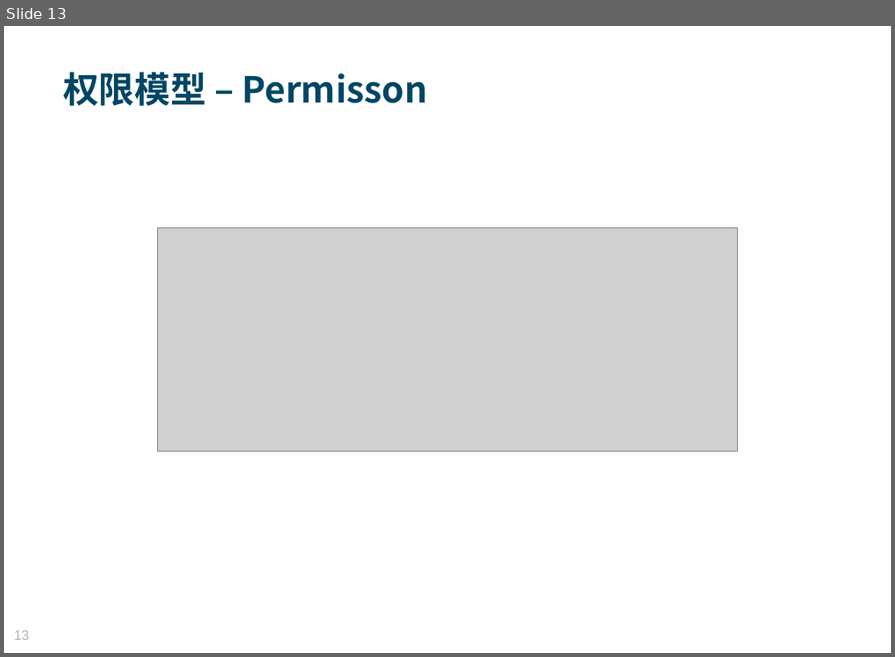
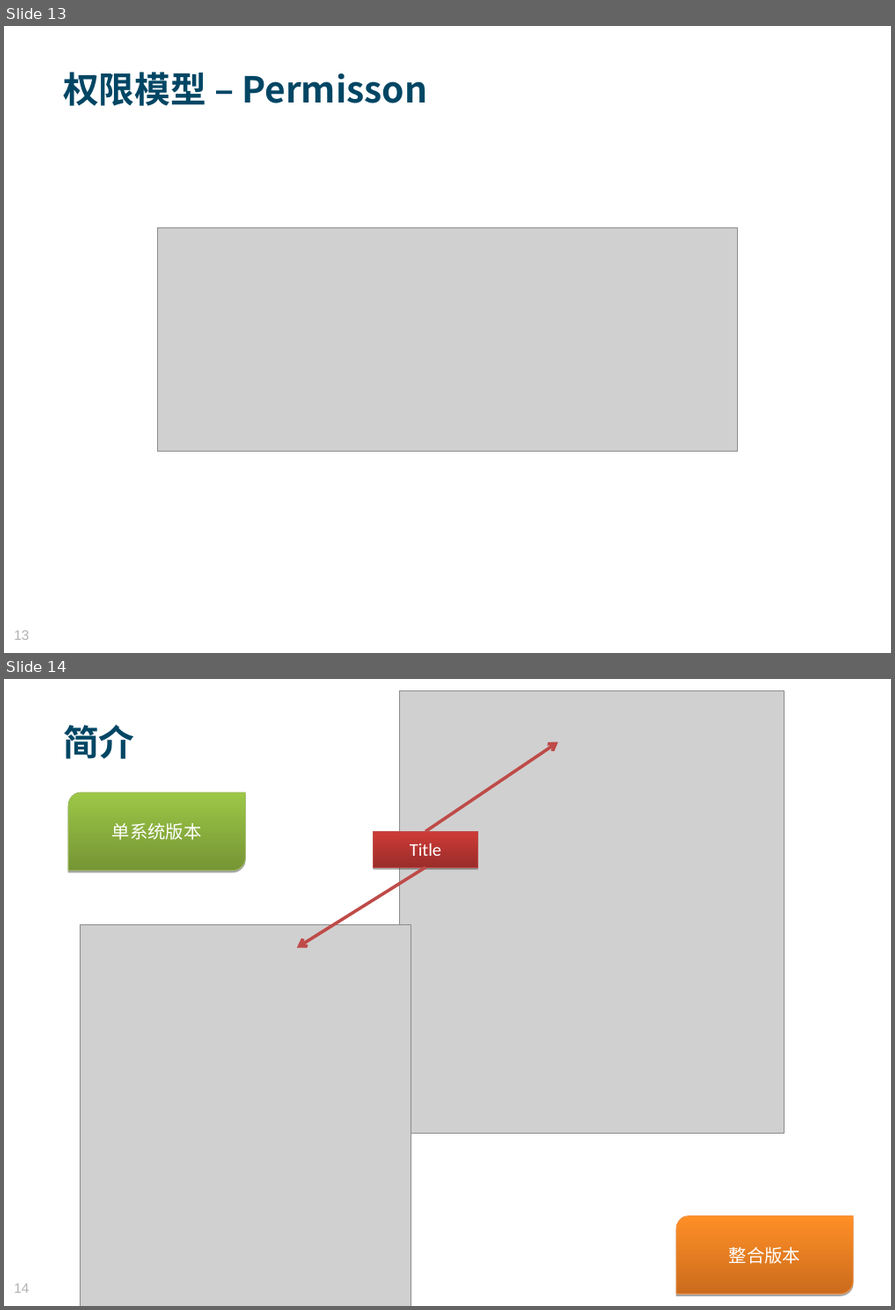
Before and after one commit to MosesZhu/Cube, a slide deck: Document/New Webframework Introduction.ppt. Shown one above the other, each under a label of ours: slide 13 before the commit, slides 13 and 14 after it. The pictures are 895x657 and 895x1310 pixels, drawn with LibreOffice and Linux fonts; fonts in the diff are those of the drawing; grey boxes stand for pictures; background and template pictures are left out. Boxes give left, top, right and bottom in pixels: in the first picture for what was removed or moved away, otherwise in the second. Text is boxed around its words. In the diff, an @@ line names an element or a change of style, - is before the commit and + after.

```diff
--- a/Document/New Webframework Introduction.ppt
+++ b/Document/New Webframework Introduction.ppt
@@ slide 14 added at <box>4,679,891,1306</box>, background picture (left out) @@
@@ picture added at <box>399,691,784,1133</box> @@
@@ text added at <box>63,725,134,759</box>, 34 pt, text #004664, bold @@
+简介
@@ arrow added from (426, 831) to (558, 742), #BE4B48 3 pt @@
@@ freeform shape added at <box>68,793,245,871</box>, fill gradient #769535 to #9CC746, outline #98B954 0.74 pt, 17 pt, text #FFFFFF @@
+单系统版本
@@ rectangle added at <box>374,831,477,867</box>, fill gradient #9B2D2A to #CE3B37, outline #BE4B48 0.74 pt, 17 pt, text #FFFFFF @@
+Title
@@ arrow added from (426, 867) to (297, 947), #BE4B48 3 pt @@
@@ picture added at <box>80,925,411,1306</box> @@
@@ freeform shape added at <box>676,1216,853,1294</box>, fill gradient #CB6C1D to #FF8F26, outline #F69240 0.74 pt, 17 pt, text #FFFFFF @@
+整合版本
@@ page number added at <box>14,1284,29,1293</box>, 13 pt, text #B2B2B2 @@
+14
```
Also in this commit, not shown: 1 slide changed, 2 other slides added, 2 slides removed, 4 other files.
